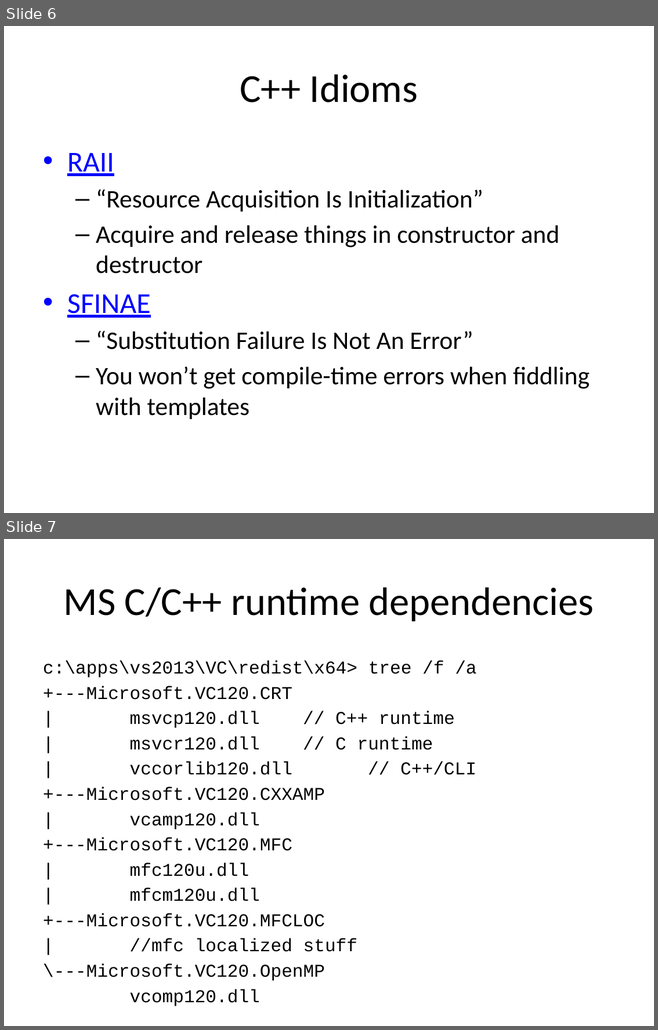
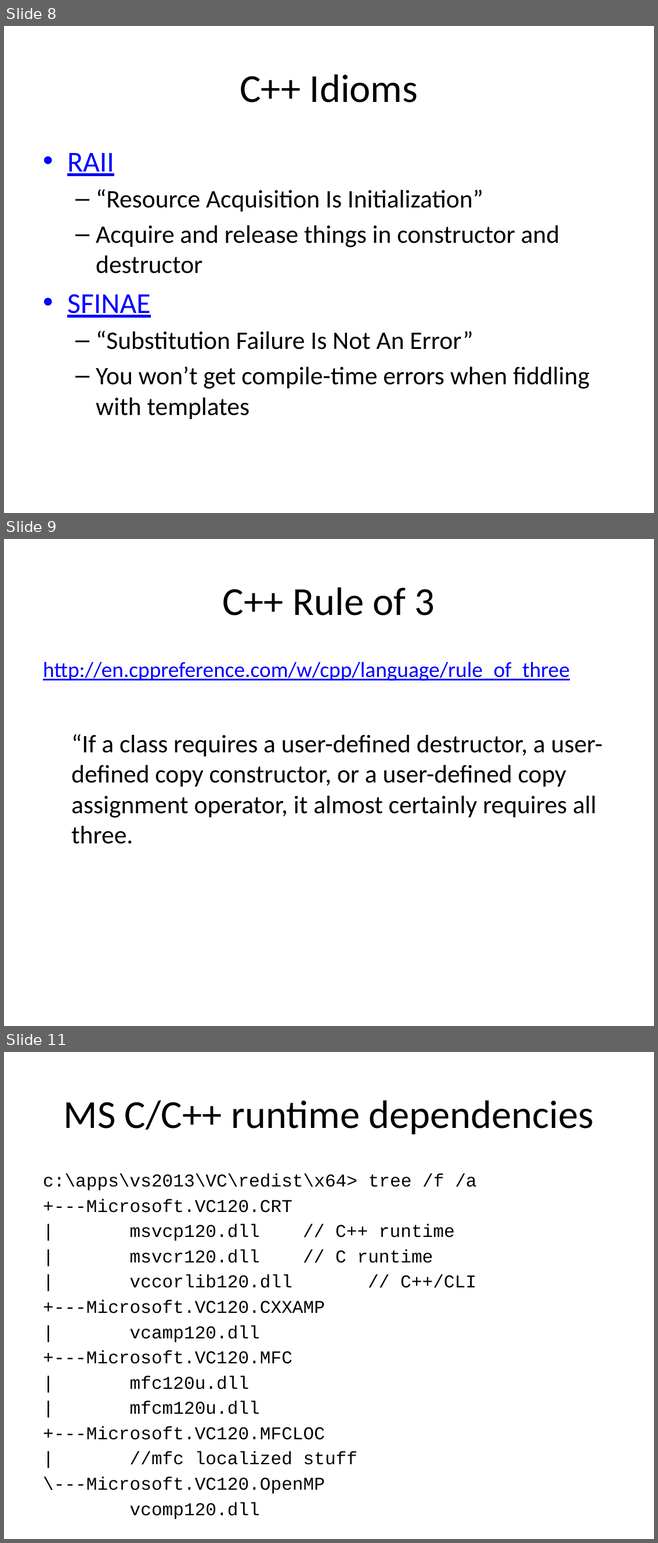
Before and after one commit to fellmad/FunWithCpp11, a slide deck: doc/Fun_with_C++11.pptx. Shown one above the other, each under a label of ours: slides 6 and 7 before the commit, slides 8, 9 and 11 after it; the slides between them are not shown. The pictures are 658x1030 and 658x1543 pixels, drawn with LibreOffice and Linux fonts; fonts in the diff are those of the drawing. Boxes give left, top, right and bottom in pixels: in the first picture for what was removed or moved away, otherwise in the second. Text is boxed around its words. In the diff, an @@ line names an element or a change of style, - is before the commit and + after.

```diff
--- a/doc/Fun_with_C++11.pptx
+++ b/doc/Fun_with_C++11.pptx
@@ slide 9 added at (4,539,654,1026), background #FFFFFF @@
@@ title added at (223,587,435,616), 44 pt, text #000000 @@
+C++ Rule of 3
@@ text added at (43,662,603,844), 28 pt, text #000000 @@
+http://en.cppreference.com/w/cpp/language/rule_of_three
+  “If a class requires a user-defined destructor, a user-defined copy constructor, or a user-defined copy assignment operator, it almost certainly requires all three.
@@ what was slide 6 is now slide 8 @@
@@ what was slide 7 is now slide 11 @@
```
Also in this commit, not shown: 4 slides changed, 6 other slides added.
